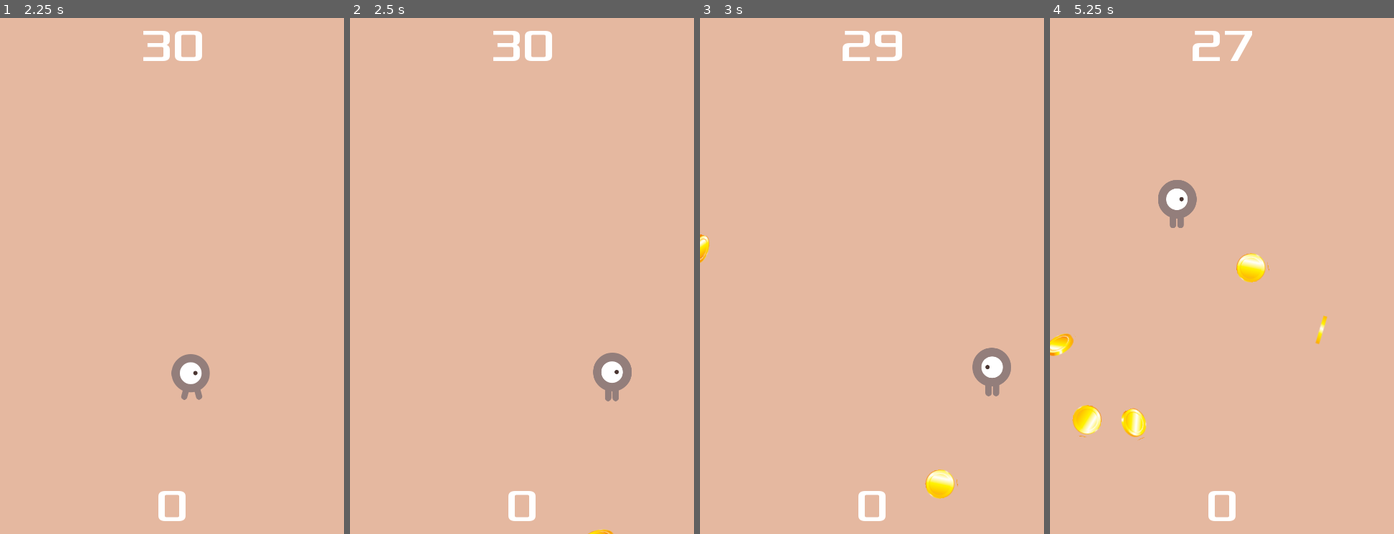
Above: before the commit, frames 1-4 (left to right).
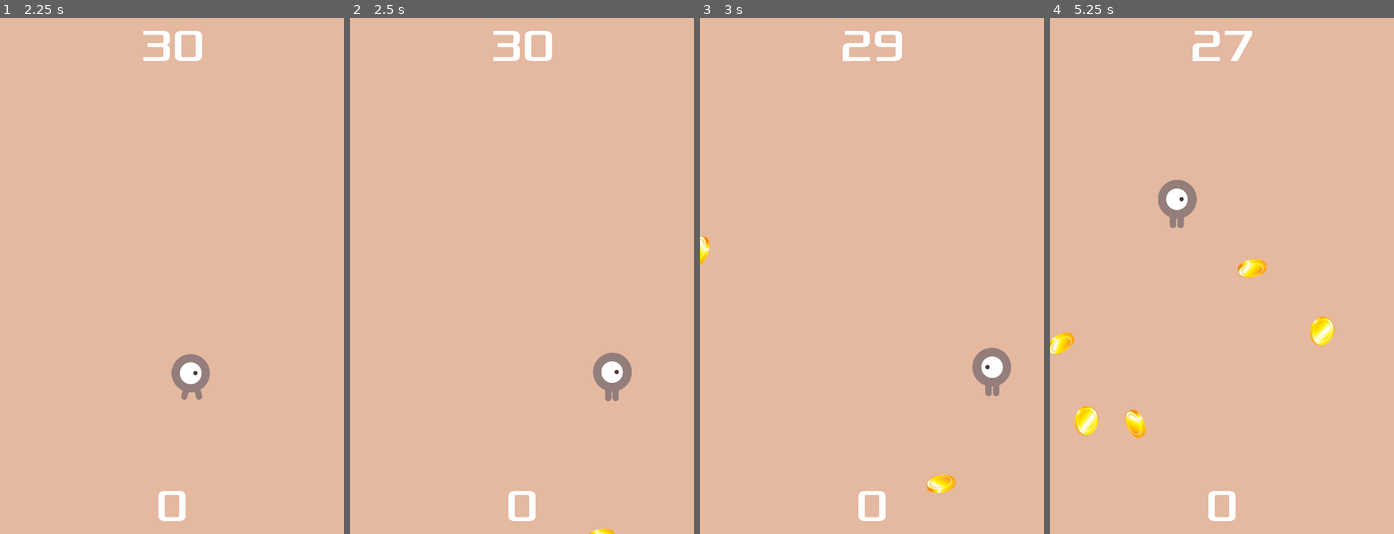
Above: after the commit, the same moments.

Repository: rleira/godot-collectthecoins
Game: Godot game, scene res://Main.tscn
Two runs of this game, one before a commit and one after it. Both use one fixed random seed, a clock stepped at 60 frames per second and the inputs below.
Inputs (mouse positions are in pixels of both pictures, inside the frame that each line leads up to):
- Up to frame 1 (2.25 s): tap Enter at 0.5 s; move the mouse to (247, 250) at 0.52 s; hold Right (ui_right) 0.53-1.25 s; click (247, 250) at 0.67 s; drag from (103, 301) to (154, 379) at 1.27 s; move the mouse to (206, 162) at 2.02 s; hold Right (ui_right) from 2.03 s (still down)
- Up to frame 2 (2.5 s): keep holding Right (ui_right)
- Up to frame 3 (3 s): release Right (ui_right) at 2.75 s; drag from (854, 379) to (768, 198) at 2.77 s
- Up to frame 4 (5.25 s): move the mouse to (1325, 353) at 3.52 s; hold Left (ui_left) 3.53-4.25 s; drag from (1118, 198) to (1170, 147) at 4.27 s; move the mouse to (1239, 276) at 5.02 s; hold Down (ui_down) from 5.03 s (still down); click (1239, 276) at 5.17 s

Frame 1 is identical in both runs. In frame 2, less than 0.1% of the frame differs, in the area x 69-78%, y 98-100%; in frame 3, 0.5%; in frame 4, 1.5%, in the area x 0-83%, y 45-82%.

Commit message:
Fixed coin sprite and animation speed

Diff:
--- a/collectables/Coin.tscn
+++ b/collectables/Coin.tscn
@@ -4,12 +4,12 @@
 [ext_resource path="res://assets/art/coins.png" type="Texture" id=2]
 
 [sub_resource type="CapsuleShape2D" id=1]
-radius = 23.1983
-height = 2.75403
+radius = 20.761
+height = 0.128227
 
 [sub_resource type="Animation" id=2]
 resource_name = "Flip"
-length = 2.4
+length = 3.6
 loop = true
 tracks/0/type = "value"
 tracks/0/path = NodePath("Sprite:frame")
@@ -18,10 +18,10 @@
 tracks/0/imported = false
 tracks/0/enabled = true
 tracks/0/keys = {
-"times": PoolRealArray( 0, 0.6, 1.2, 1.8 ),
-"transitions": PoolRealArray( 1, 1, 1, 1 ),
+"times": PoolRealArray( 0, 0.6, 1.2, 1.8, 2.4, 3 ),
+"transitions": PoolRealArray( 1, 1, 1, 1, 1, 1 ),
 "update": 2,
-"values": [ 0, 1, 2, 3 ]
+"values": [ 0, 1, 2, 3, 5, 4 ]
 }
 
 [sub_resource type="Animation" id=3]
@@ -29,7 +29,7 @@
 length = 1.2
 loop = true
 
-[node name="Mob" type="RigidBody2D"]
+[node name="Coin" type="RigidBody2D"]
 position = Vector2( 0, 0.766937 )
 collision_mask = 0
 gravity_scale = 0.0
@@ -39,6 +39,7 @@
 }
 
 [node name="CollisionShape2D" type="CollisionShape2D" parent="."]
+position = Vector2( 0, -1 )
 rotation = 1.5708
 shape = SubResource( 1 )
 
@@ -46,11 +47,12 @@
 
 [node name="Sprite" type="Sprite" parent="."]
 texture = ExtResource( 2 )
-vframes = 4
-frame = 2
+vframes = 6
+frame = 5
 
 [node name="AnimationPlayer" type="AnimationPlayer" parent="."]
 autoplay = "Flip"
+playback_speed = 3.59
 anims/Flip = SubResource( 2 )
 anims/FlipReverse = SubResource( 3 )
 [connection signal="body_entered" from="." to="." method="_on_Mob_body_entered"]
Binary file changed: assets/art/coins.png
